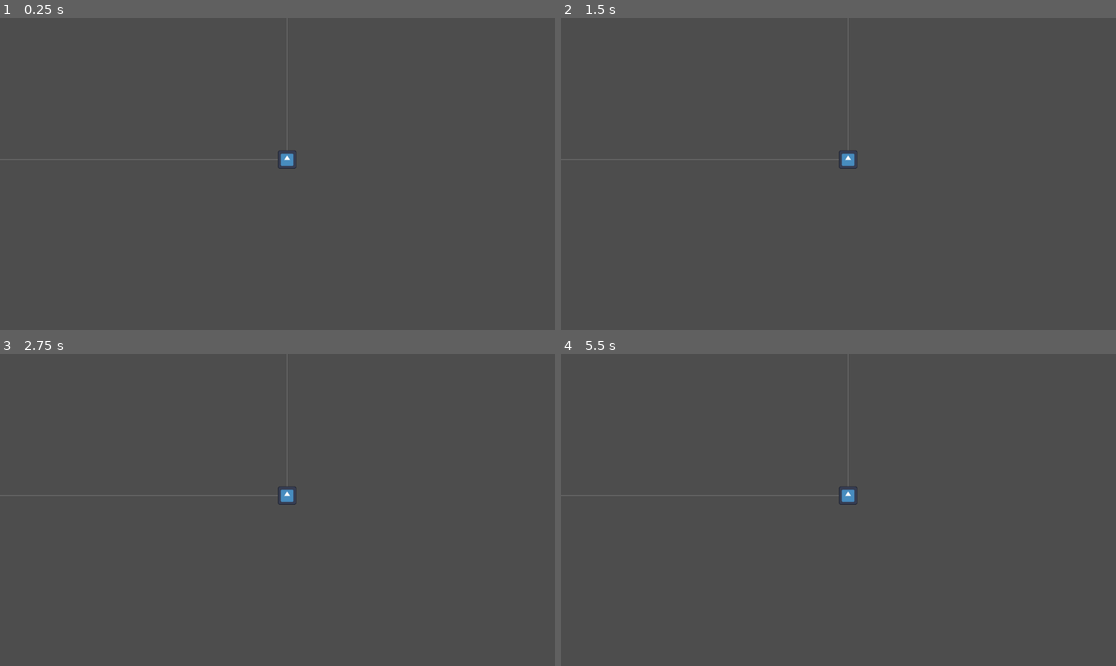
Above: before the commit, frames 1-4 (two rows, left to right).
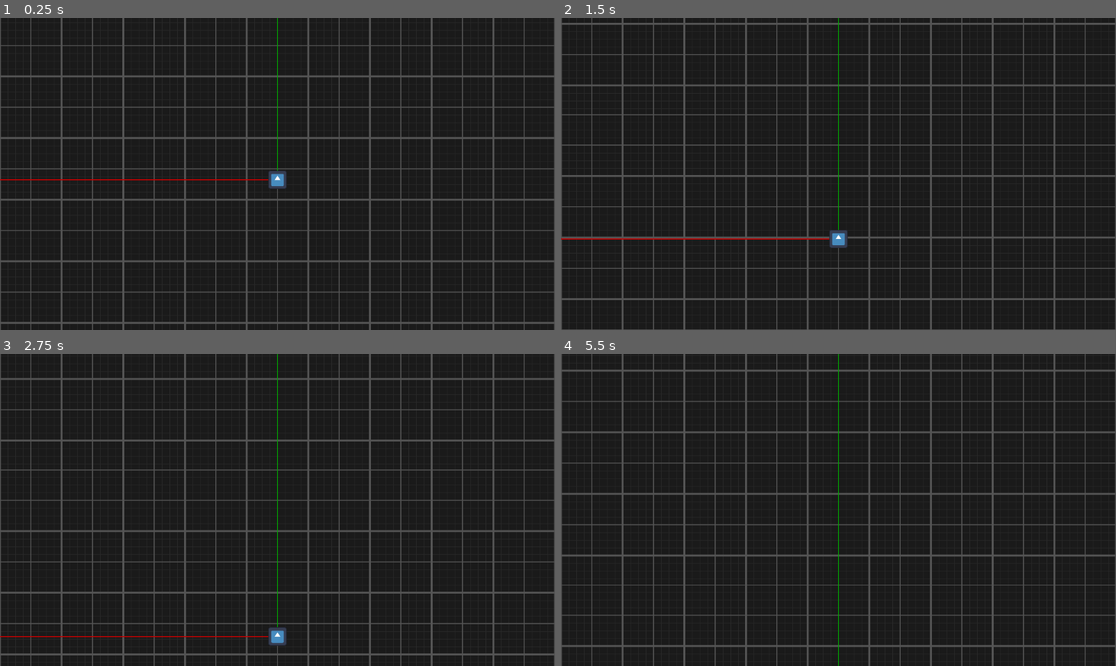
Above: after the commit, the same moments.

Repository: boiiiiiiiii12355/graph-combat
Game: Godot game, scene res://Scenes/game.tscn
Two runs of this game, one before a commit and one after it. Both use one fixed random seed, a clock stepped at 60 frames per second and the inputs below. Before the commit the project has no main scene; this scene is started directly in both runs. The engine's default icon, where the game draws it, is replaced by a stand-in: a white triangle on a blue panel in a dark square.
Inputs:
- Up to frame 1 (0.25 s): no input
- Up to frame 2 (1.5 s): no input
- Up to frame 3 (2.75 s): no input
- Up to frame 4 (5.5 s): no input

The runs differ from the first frame. In frame 1, 91% of the frame differs, in the area x 0-100%, y 0-100%; in frame 2, 91%; in frame 3, 91%; in frame 4, 91%.

Commit message:
Update game.tscn, math_camera.tscn, project.godot, and 428 more files

Diff:
--- a/Scenes/game.tscn
+++ b/Scenes/game.tscn
@@ -1,8 +1,24 @@
-[gd_scene load_steps=2 format=3 uid="uid://c8pl2y15qc3en"]
+[gd_scene load_steps=4 format=3 uid="uid://c8pl2y15qc3en"]
 
 [ext_resource type="PackedScene" uid="uid://cl3mk4vqd4f8d" path="res://Scenes/player.tscn" id="1_ebmjs"]
+[ext_resource type="Texture2D" uid="uid://dabhf7ituprnp" path="res://sbs_-_texture_grid_pack/128x128/Gray/Prototype_Grid_Gray_04-128x128.png" id="1_wrm1d"]
+[ext_resource type="PackedScene" uid="uid://byugwkpud0is0" path="res://Scenes/math_camera.tscn" id="3_3dryh"]
 
 [node name="Game" type="Node2D"]
 
+[node name="grid" type="Parallax2D" parent="."]
+repeat_size = Vector2(1280, 700)
+repeat_times = 2
+
+[node name="grid_texture" type="TextureRect" parent="grid"]
+modulate = Color(0.32915837, 0.3291584, 0.3291584, 1)
+z_index = -100
+offset_right = 1282.0
+offset_bottom = 769.0
+texture = ExtResource("1_wrm1d")
+stretch_mode = 1
+
 [node name="Player" parent="." instance=ExtResource("1_ebmjs")]
-position = Vector2(596, 294)
+position = Vector2(576, 324)
+
+[node name="math_camera" parent="Player" instance=ExtResource("3_3dryh")]
--- /dev/null
+++ b/Scenes/math_camera.tscn
@@ -0,0 +1,5 @@
+[gd_scene format=3 uid="uid://byugwkpud0is0"]
+
+[node name="math_camera" type="Camera2D"]
+position_smoothing_enabled = true
+rotation_smoothing_enabled = true
--- a/project.godot
+++ b/project.godot
@@ -11,6 +11,7 @@
 [application]
 
 config/name="Graph_combat"
+run/main_scene="uid://c8pl2y15qc3en"
 config/features=PackedStringArray("4.5", "Mobile")
 config/icon="res://icon.svg"
 
--- a/scripts/player.gd
+++ b/scripts/player.gd
@@ -2,12 +2,25 @@
 
 @export var ruler_x : Line2D
 @export var ruler_y : Line2D
-@export var ruler_color = Color(0.282, 0.282, 0.282)
+@export var ruler_x_color = Color(0.788, 0.0, 0.0, 1.0)
+@export var ruler_y_color = Color(0.0, 0.672, 0.0, 1.0)
 @export var ruler_width = 2
+
 func _ready() -> void:
 	ruler_x.add_point(Vector2(-1000, 0))
 	ruler_y.add_point(Vector2(0, -1000))
-	ruler_x.default_color = ruler_color
-	ruler_y.default_color = ruler_color
+	ruler_x.default_color = ruler_x_color
+	ruler_y.default_color = ruler_y_color
 	ruler_x.width = ruler_width
 	ruler_y.width = ruler_width
+
+func _process(delta: float) -> void:
+	move_and_slide()
+
+func _physics_process(delta: float) -> void:
+	movement()
+
+@export var gravity = 9.3
+func movement():
+	if not is_on_floor():
+		velocity.y += gravity
Not shown, added: sbs_-_texture_grid_pack/128x128/Blue/Prototype_Grid_Blue_01-128x128.png.import
Binary file added: sbs_-_texture_grid_pack/128x128/Blue/Prototype_Grid_Blue_02-128x128.png
Not shown, added: sbs_-_texture_grid_pack/128x128/Blue/Prototype_Grid_Blue_02-128x128.png.import
Binary file added: sbs_-_texture_grid_pack/128x128/Blue/Prototype_Grid_Blue_03-128x128.png
Not shown, added: sbs_-_texture_grid_pack/128x128/Blue/Prototype_Grid_Blue_03-128x128.png.import
Binary file added: sbs_-_texture_grid_pack/128x128/Blue/Prototype_Grid_Blue_04-128x128.png
Not shown, added: sbs_-_texture_grid_pack/128x128/Blue/Prototype_Grid_Blue_04-128x128.png.import
Binary file added: sbs_-_texture_grid_pack/128x128/Blue/Prototype_Grid_Blue_05-128x128.png
Not shown, added: sbs_-_texture_grid_pack/128x128/Blue/Prototype_Grid_Blue_05-128x128.png.import
Binary file added: sbs_-_texture_grid_pack/128x128/Blue/Prototype_Grid_Blue_06-128x128.png
Not shown, added: sbs_-_texture_grid_pack/128x128/Blue/Prototype_Grid_Blue_06-128x128.png.import
Binary file added: sbs_-_texture_grid_pack/128x128/Blue/Prototype_Grid_Blue_07-128x128.png
(and 404 more such lines)
